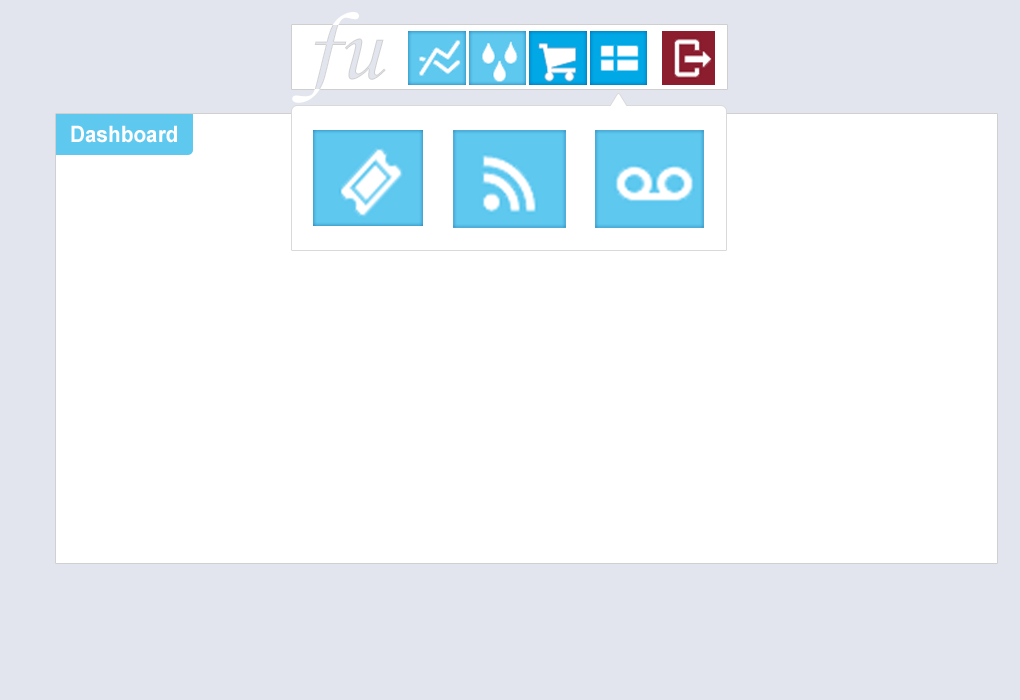
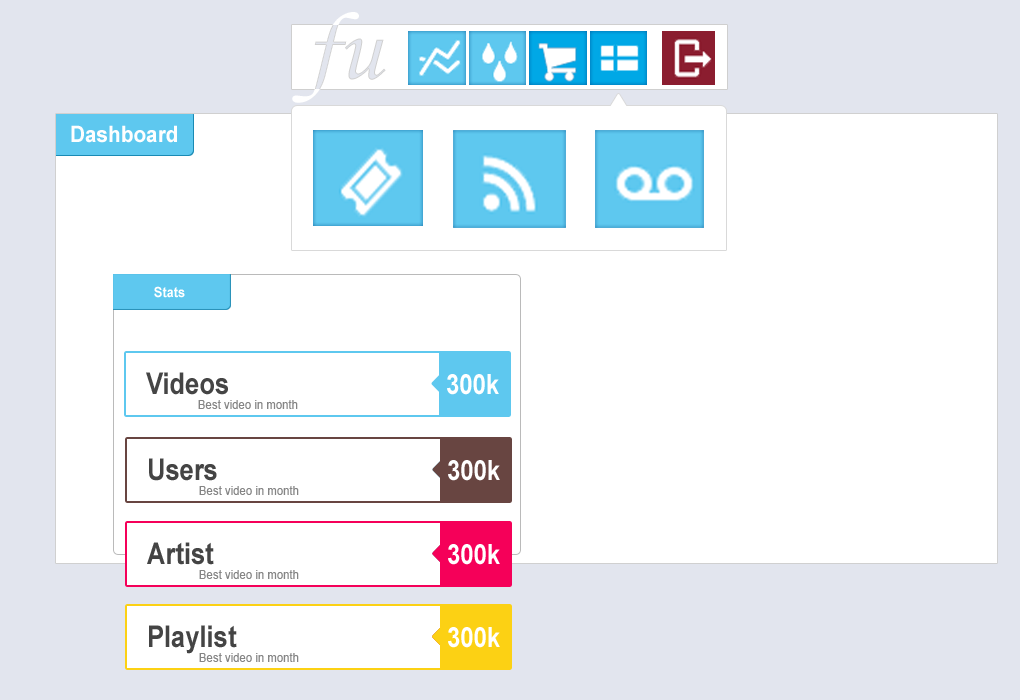
Layered file, before and after one edit (1020 x 700). Changes by layer:
added group "Stats" (1st of 2) with 28 layers above "Nav" over [113, 274, 520, 668]
added group "Group 1 copy 3" with 5 layers in group "Stats" over [127, 606, 510, 668]
added layer "300k copy 3" in group "Group 1 copy 3" over [448, 627, 500, 648]
added layer "Playlist" in group "Group 1 copy 3" over [149, 625, 237, 654]
added layer "Shape 6 copy 3" in group "Group 1 copy 3" over [432, 606, 510, 668]
added layer "Shape 5 copy 3" in group "Group 1 copy 3" over [127, 606, 510, 668]
added group "Group 1 copy 2" with 5 layers in group "Stats" over [127, 523, 510, 585]
added layer "300k copy 2" in group "Group 1 copy 2" over [448, 544, 500, 565]
added layer "Artist" in group "Group 1 copy 2" over [147, 542, 214, 565]
added layer "Shape 6 copy 2" in group "Group 1 copy 2" over [432, 523, 510, 585]
added layer "Shape 5 copy 2" in group "Group 1 copy 2" over [127, 523, 510, 585]
added group "Group 1 copy" with 5 layers in group "Stats" over [149, 439, 510, 501]
added layer "300k copy" in group "Group 1 copy" over [448, 460, 500, 481]
added layer "Users" in group "Group 1 copy" over [149, 458, 217, 481]
added layer "Shape 6 copy" in group "Group 1 copy" over [432, 439, 510, 501]
added layer "Shape 5 copy" in group "Group 1 copy" over [149, 439, 510, 501]
added group "Group 1" with 5 layers in group "Stats" over [146, 353, 509, 415]
added layer "Videos" in group "Group 1" over [146, 372, 228, 395]
added layer "Shape 6" in group "Group 1" over [431, 353, 509, 415]
added layer "Shape 5" in group "Group 1" over [146, 353, 509, 415]
added layer "Shape 3 copy" in group "Stats" over [113, 274, 230, 309]
added layer "Layer 15 copy" in group "Stats" over [113, 274, 231, 310]
added layer "Shape 4" in group "Stats" over [114, 275, 520, 554]
added layer "Layer 15" in group "Section" over [56, 114, 194, 156]
…and 6 more changes (6 added)
